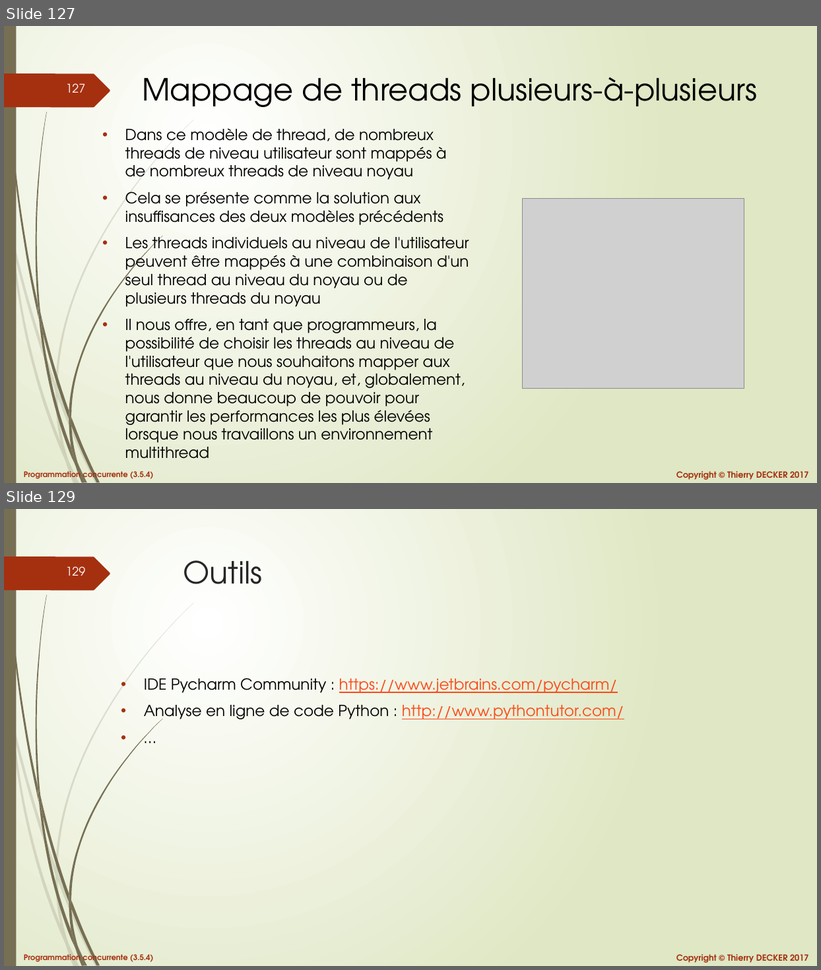
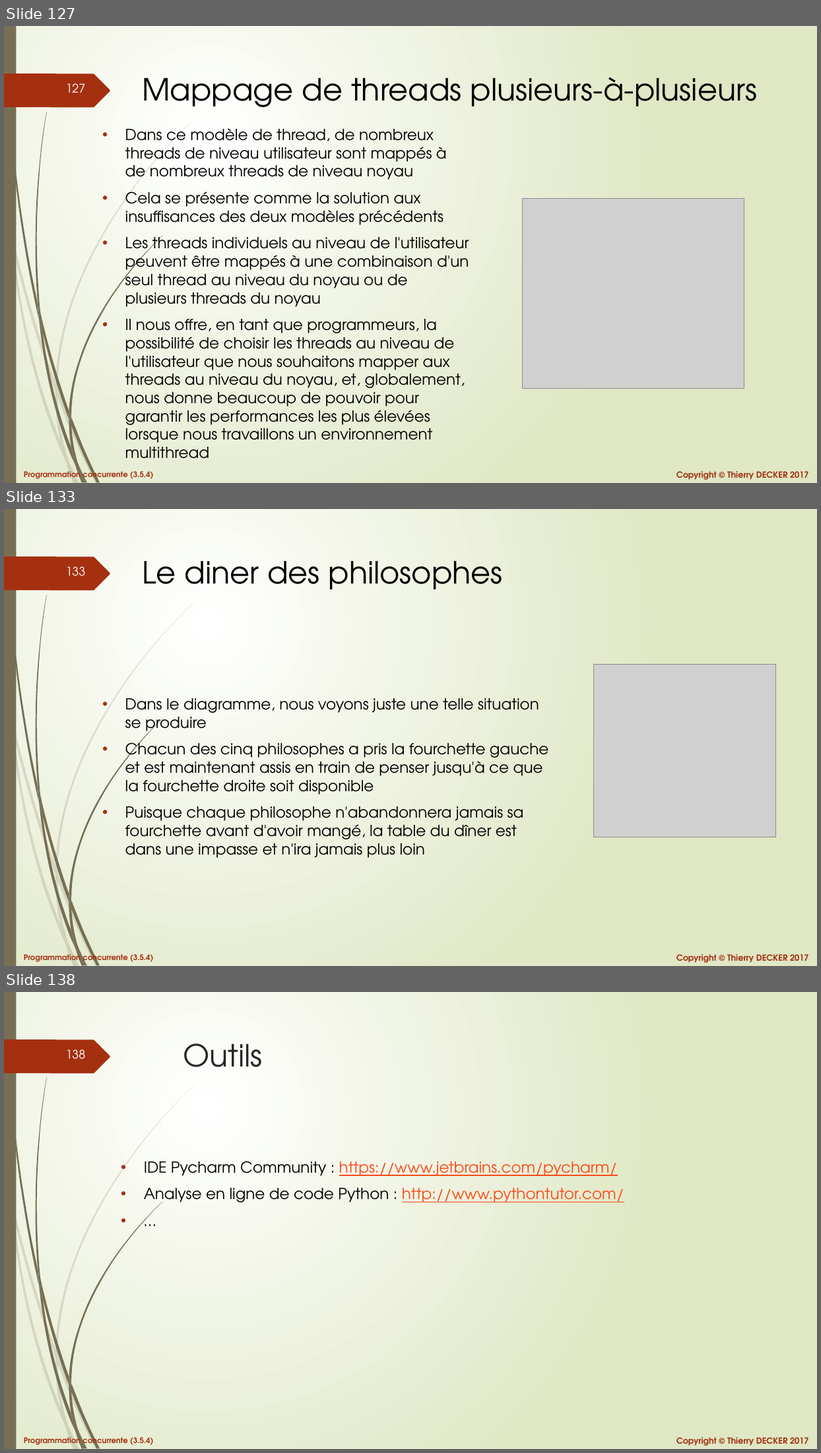
Before and after one commit to VikmanTheRacoon/learning-python, a slide deck: documentations/python-103.pptx. Shown one above the other, each under a label of ours: slides 127 and 129 before the commit, slides 127, 133 and 138 after it; the slides between them are not shown. The pictures are 821x970 and 821x1453 pixels, drawn with LibreOffice and Linux fonts; fonts in the diff are those of the drawing; grey boxes stand for pictures. Boxes give left, top, right and bottom in pixels: in the first picture for what was removed or moved away, otherwise in the second. Text is boxed around its words. In the diff, an @@ line names an element or a change of style, - is before the commit and + after.

```diff
--- a/documentations/python-103.pptx
+++ b/documentations/python-103.pptx
@@ slide 133 added at (4,509,817,966), background gradient #FFFFFF to #DFE8C4; not listed: 27 template elements that a slide beside it also shows @@
@@ title added at (142,561,503,590), 36 pt, text #000000 @@
+Le diner des philosophes
@@ picture added at (594,665,776,837) @@
@@ text added at (125,698,548,858), 18 pt, text #000000 @@
+• Dans le diagramme, nous voyons juste une telle situation se produire
+• Chacun des cinq philosophes a pris la fourchette gauche et est maintenant assis en train de penser jusqu'à ce que la fourchette droite soit disponible
+• Puisque chaque philosophe n'abandonnera jamais sa fourchette avant d'avoir mangé, la table du dîner est dans une impasse et n'ira jamais plus loin
@@ what was slide 129 is now slide 138 @@
@@ page number at (66,1049,86,1059): text changed @@
-129
+138
```
Also in this commit, not shown: 1 slide changed, 8 other slides added, 1 other file.
